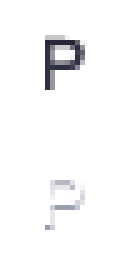
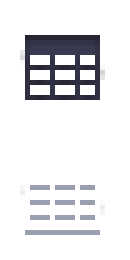
Before/after of a w=130, h=260 layered artwork. What changed in the layer stack:
added group "Table settings" with 2 layers above "Link" over [20, 35, 105, 230]
added layer "Normal" (8th of 16, in "Table settings") in group "Table settings" over [20, 35, 105, 100]
added layer "Active" (8th of 15, in "Table settings") in group "Table settings" over [20, 180, 105, 230]
hid group "Hover" (12 layers) over [20, 180, 105, 235]
hid group "Normal" (16th of 16) (12 layers) over [20, 35, 105, 100]
